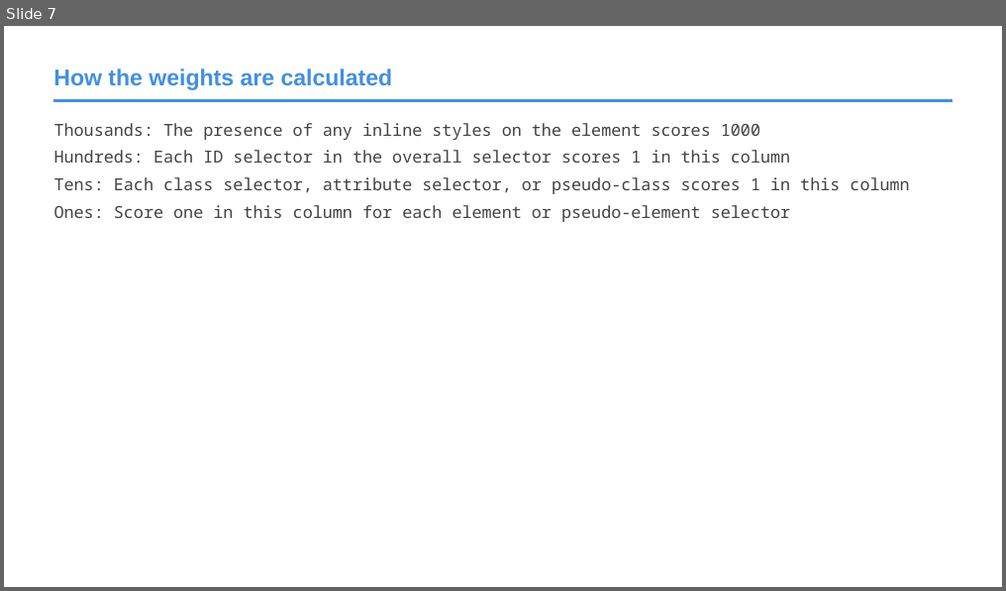
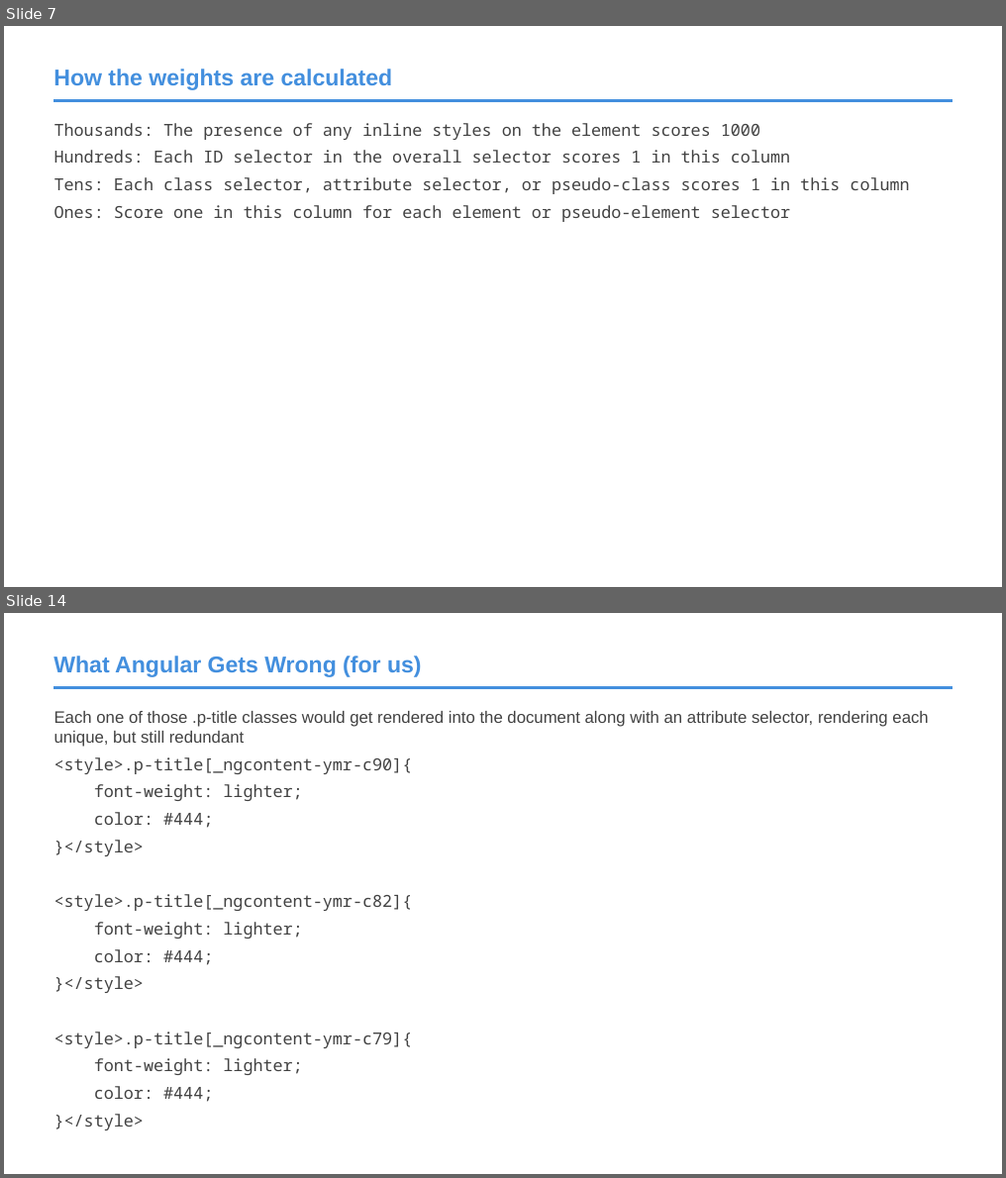
Before and after one commit to roblarsen/rob-larsen-presentations, a slide deck: css-bootstrap.pptx. Shown one above the other, each under a label of ours: slide 7 before the commit, slides 7 and 14 after it; the slides between them are not shown. The pictures are 1006x591 and 1006x1178 pixels, drawn with LibreOffice and Linux fonts; fonts in the diff are those of the drawing; background and template pictures are left out. Boxes give left, top, right and bottom in pixels: in the first picture for what was removed or moved away, otherwise in the second. Text is boxed around its words. In the diff, an @@ line names an element or a change of style, - is before the commit and + after.

```diff
--- a/css-bootstrap.pptx
+++ b/css-bootstrap.pptx
@@ slide 14 added at [4,613,1002,1174], background #FFFFFF; not listed: 1 template element that a slide beside it also shows @@
@@ title added at [54,656,422,677], 22 pt, text #438FDE, bold @@
+What Angular Gets Wrong (for us)
@@ text added at [54,711,928,1075], 16 pt, text #424242 @@
+Each one of those .p-title classes would get rendered into the document along with an attribute selector, rendering each unique, but still redundant
+<style>.p-title[_ngcontent-ymr-c90]{
+font-weight: lighter;
+color: #444;
+}</style>
+<style>.p-title[_ngcontent-ymr-c82]{
+font-weight: lighter;
+color: #444;
+}</style>
+<style>.p-title[_ngcontent-ymr-c79]{
+font-weight: lighter;
+color: #444;
+}</style>
```
Also in this commit, not shown: 4 slides changed, 28 other slides added, 32 slides removed.
